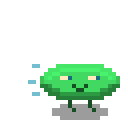
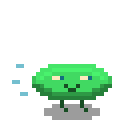
Two versions of the same layered image (128x128). Layer-by-layer changes:
hid "Layer 5", painted on it over (x1=20, y1=64, x2=120, y2=120)
showed "Layer 3" over (x1=12, y1=64, x2=112, y2=120)
